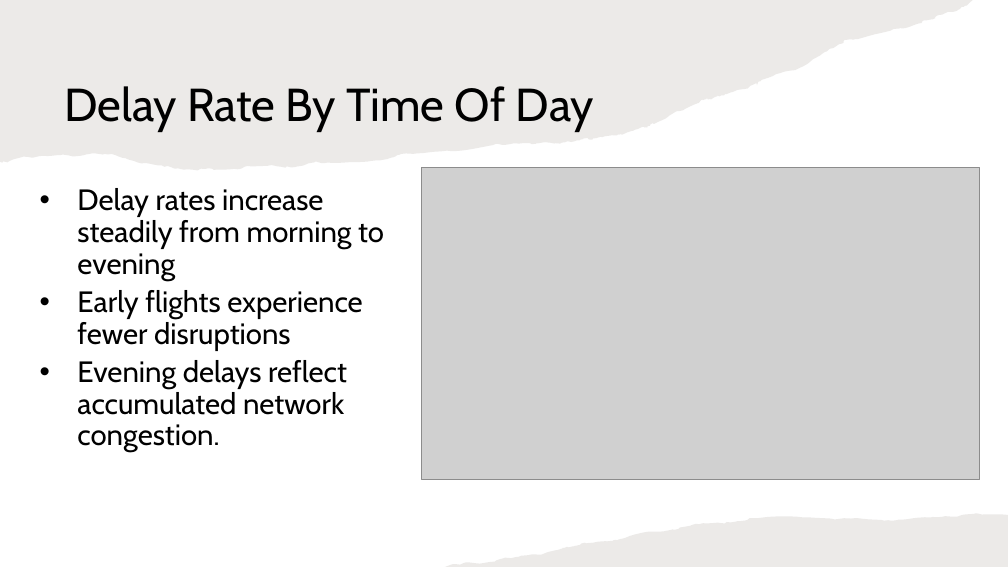
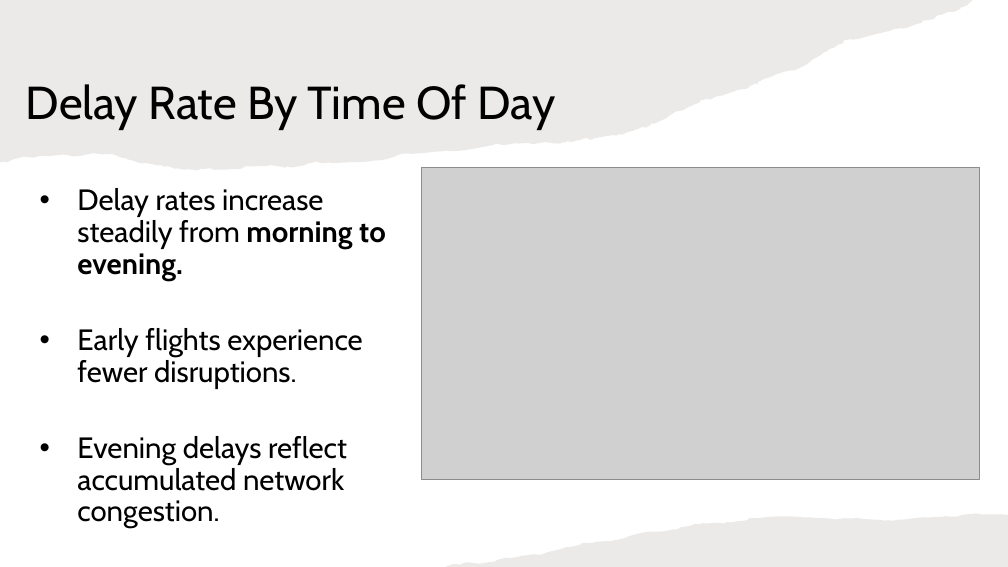
Before and after one commit to divyavegi/Capstone-Flight-Delay-and-Cancellation-, a slide deck: slide 7 of CAPSTONE US FLIGHT DISRUPTION.pptx. Drawn at 1008x567 pixels with LibreOffice and Linux fonts; fonts in the diff are those of the drawing; grey boxes stand for pictures. Boxes give left, top, right and bottom in pixels: in the first picture for what was removed or moved away, otherwise in the second. Text is boxed around its words. In the diff, an @@ line names an element or a change of style, - is before the commit and + after.

```diff
--- a/CAPSTONE US FLIGHT DISRUPTION.pptx
+++ b/CAPSTONE US FLIGHT DISRUPTION.pptx
@@ title "Delay Rate By Time Of ...": place and size @@
-title "Delay Rate By Time Of ..." at bbox=[64, 86, 594, 132]
+title "Delay Rate By Time Of ..." at bbox=[26, 84, 555, 130]
@@ text at bbox=[77, 188, 386, 389]: text changed @@
-• Delay rates increase steadily from morning to evening
-• Early flights experience fewer disruptions
+• Delay rates increase steadily from morning to evening.
+• Early flights experience fewer disruptions.
```
Also in this commit, not shown: 12 other slides changed, 3 other files.
